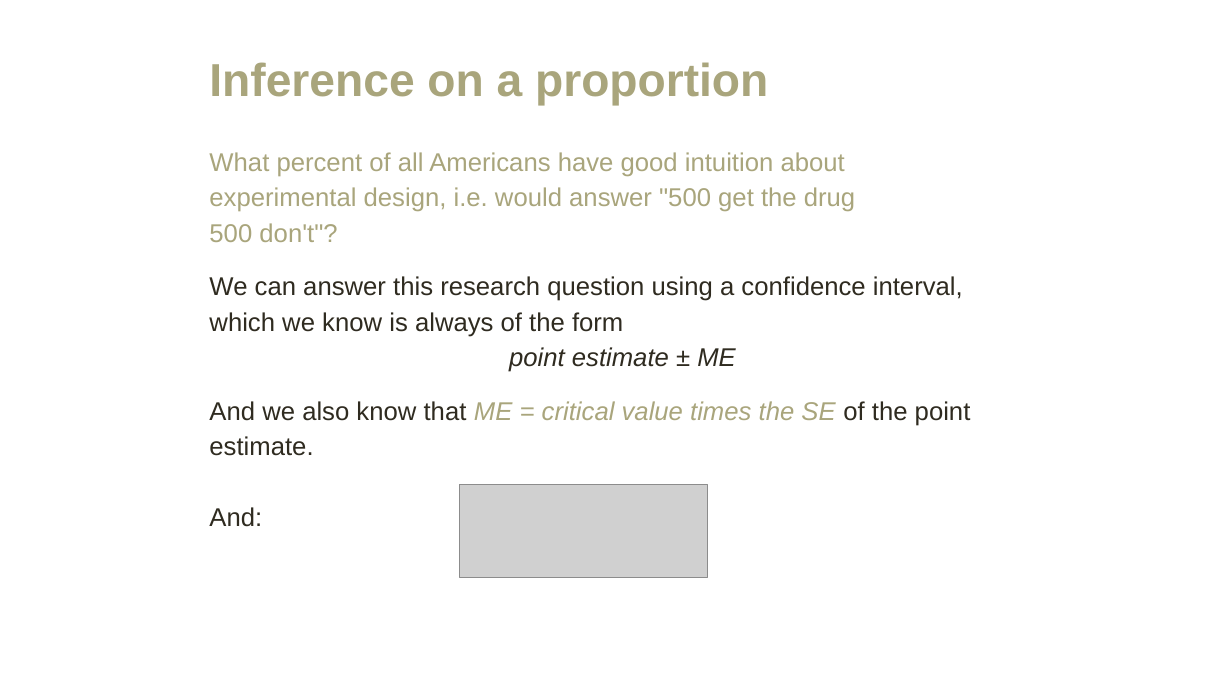
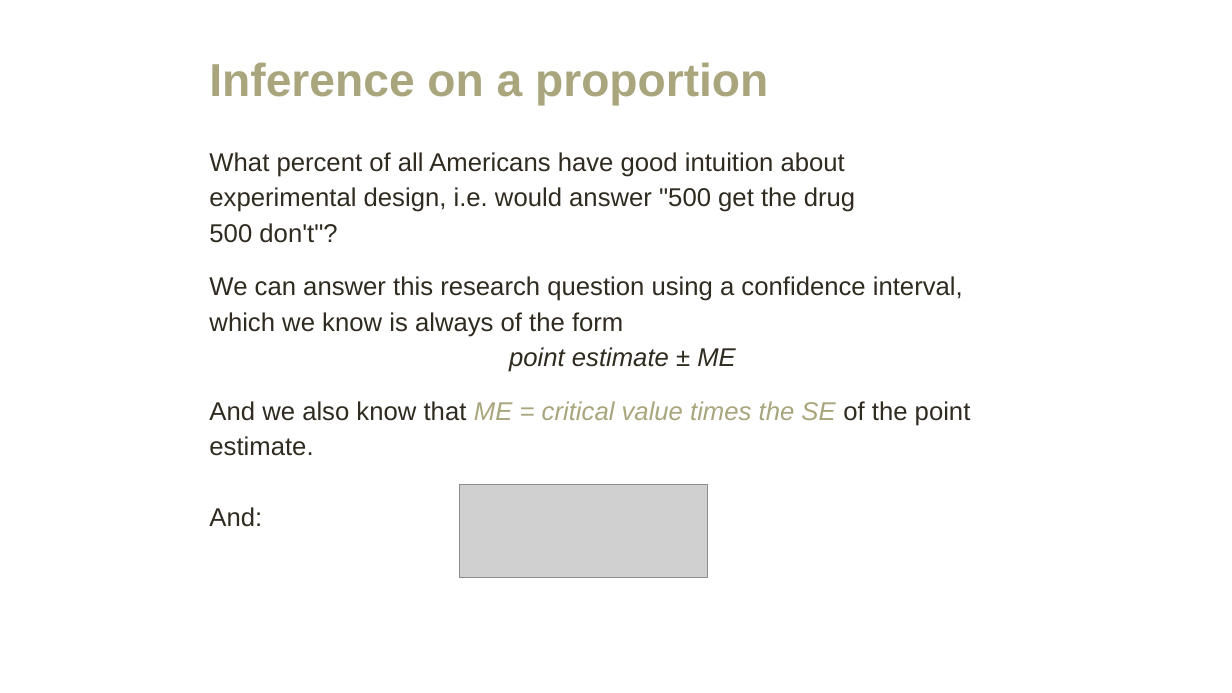
Before and after one commit to amosca01/MATH108-F23, a slide deck: slide 13 of slides/15-single-proportion.pptx (slide 12 before the commit). Drawn at 1232x693 pixels with LibreOffice and Linux fonts; fonts in the diff are those of the drawing; grey boxes stand for pictures. Boxes give left, top, right and bottom in pixels: in the first picture for what was removed or moved away, otherwise in the second. Text is boxed around its words. In the diff, an @@ line names an element or a change of style, - is before the commit and + after.

```diff
--- a/slides/15-single-proportion.pptx
+++ b/slides/15-single-proportion.pptx
@@ text "What percent of all Americans ..." at (209, 152, 855, 243): text colour #A9A57C to #2F2B20 @@
```
Also in this commit, not shown: 1 other slide changed, 1 slide added, 1 other file.
